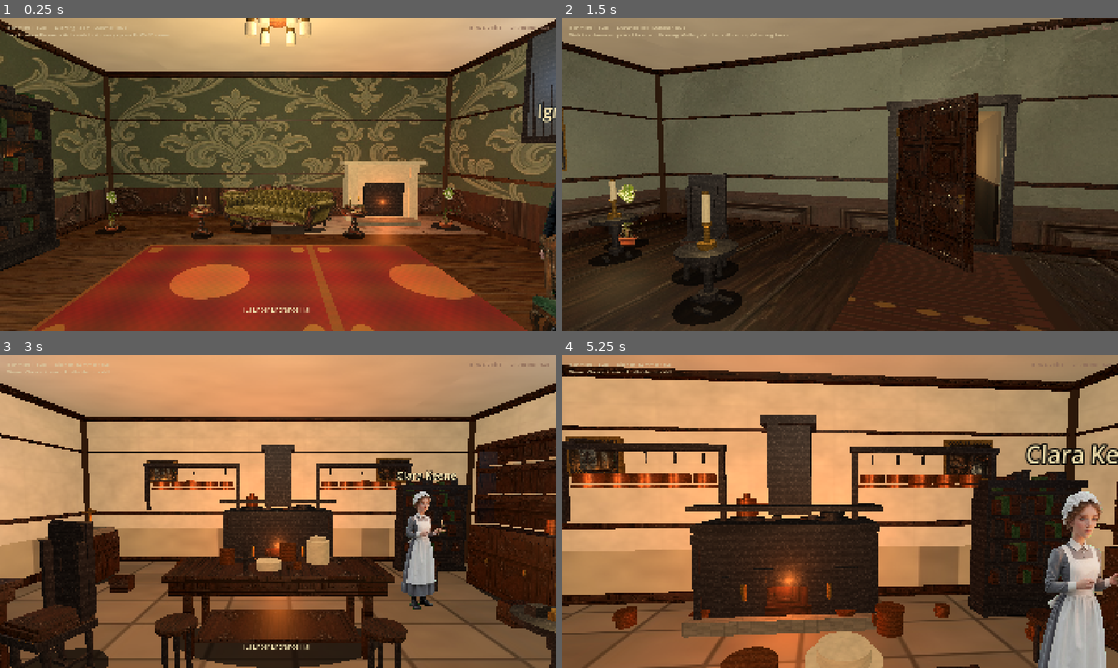
Above: before the commit, frames 1-4 (two rows, left to right).
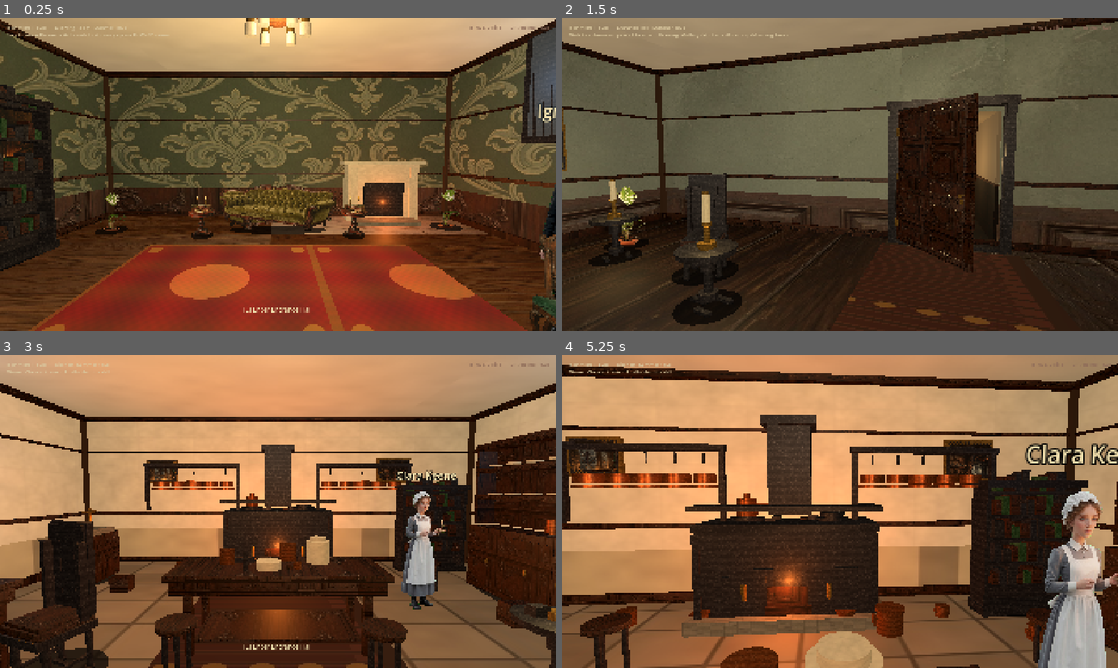
Above: after the commit, the same moments.

Repository: drakewing-eng/aetheric-engine
Game: Godot game, scene res://scenes/fps_main.tscn
The game is run twice, just before and just after one commit, with the same random seed, the same clock (stepped at 60 frames per second) and the same inputs.
Inputs (mouse positions are in pixels of both pictures, inside the frame that each line leads up to):
- Up to frame 1 (0.25 s): no input
- Up to frame 2 (1.5 s): tap Enter at 0.5 s; move the mouse to (867, 174) at 0.52 s; hold E (interact) 0.53-1.28 s; hold W (move_forward) from 0.53 s (still down); click (867, 174) at 0.67 s; move the mouse to (812, 174) at 1.27 s; tap E (interact) at 1.35 s
- Up to frame 3 (3 s): keep holding W (move_forward); tap E (interact) at 2, 2.85 s; move the mouse to (289, 505) at 2.02 s; hold E (interact) 2.03-2.78 s; move the mouse to (272, 517) at 2.77 s; click (272, 517) at 2.92 s
- Up to frame 4 (5.25 s): keep holding W (move_forward); move the mouse to (878, 514) at 3.52 s; hold E (interact) 3.53-4.28 s; move the mouse to (795, 508) at 4.27 s; tap E (interact) at 4.35 s; tap Enter at 5 s; move the mouse to (845, 511) at 5.02 s; hold E (interact) from 5.03 s (still down); click (845, 511) at 5.17 s

The runs differ from the first frame. In frame 1, 0.3% of the frame differs, in the area x 17-84%, y 54-70%; in frame 2, 0.3%; in frame 3, 2.8%, in the area x 26-74%, y 64-100%; in frame 4, 0.8%.

Commit message:
visual loop 16: short-wide palms, gallery denser, kitchen rug, morning pattern paper

Diff:
--- a/aetheric-engine-godot/scripts/fps_props.gd
+++ b/aetheric-engine-godot/scripts/fps_props.gd
@@ -756,12 +756,17 @@
 			# Mesh terracotta pot under card so feet never float if PNG pot is sparse.
 			bp["face_camera"] = true
 			bp["cross_planes"] = false
-			# No mesh_pot — dual pot + FIXED_Y fronds read as floating tops.
-			# Ground via sink only; prefer short/wide cards so pot stays on floor.
-			bp["sink"] = 0.12
+			# Short/wide cards keep pot in lower half of billboard (less floating crown)
+			var ph: float = float(bp.get("height", 1.2))
+			var pw: float = float(bp.get("width", 0.85))
+			if ph > 1.25:
+				ph = 1.25
+			if pw < ph * 0.72:
+				pw = ph * 0.78
+			bp["height"] = ph
+			bp["width"] = pw
+			bp["sink"] = 0.16
 			bp["mesh_pot"] = false
-			if float(bp.get("height", 1.4)) > 1.5:
-				bp["height"] = float(bp.get("height", 1.4)) * 0.85
 			return _make_billboard_prop(bp)
 	var root := Node3D.new()
 	root.name = "Plant"
--- a/aetheric-engine-godot/scripts/fps_rooms.gd
+++ b/aetheric-engine-godot/scripts/fps_rooms.gd
@@ -280,6 +280,12 @@
 			{"kind": "window", "pos": [7.85, 2.0, 3.0], "yaw": -90.0, "width": 1.4, "height": 2.2},
 			{"kind": "painting", "pos": [7.5, 2.2, 0.0], "yaw": -90.0, "width": 1.2, "height": 1.4,
 				"texture": "res://assets/rooms/richmond_gallery.jpg"},
+			{"kind": "painting", "pos": [-7.5, 2.1, -2.0], "yaw": 90.0, "width": 1.0, "height": 1.2,
+				"texture": "res://assets/rooms/richmond_drawing_room.jpg"},
+			{"kind": "painting", "pos": [-7.5, 2.1, 2.5], "yaw": 90.0, "width": 0.9, "height": 1.1,
+				"texture": "res://assets/rooms/richmond_workshop.jpg"},
+			{"kind": "painting", "pos": [3.5, 2.3, -5.7], "yaw": 0.0, "width": 1.1, "height": 0.9,
+				"texture": "res://assets/rooms/richmond_gallery.jpg"},
 		],
 		"props": [
 			{"kind": "aetheric_machine", "pos": [0.0, 0.0, -5.0], "yaw": 0.0, "height": 3.2},
@@ -287,17 +293,25 @@
 			{"kind": "machine", "pos": [3.2, 0.0, -5.0], "yaw": -15.0, "height": 2.5},
 			{"kind": "workbench", "pos": [-4.5, 0.0, -2.2], "yaw": 5.0, "width": 2.8},
 			{"kind": "workbench", "pos": [4.8, 0.0, -1.8], "yaw": -12.0, "width": 2.4},
+			{"kind": "workbench", "pos": [0.0, 0.0, 3.5], "yaw": 180.0, "width": 2.6},
 			{"kind": "chandelier", "pos": [0.0, 0.0, -1.0], "hang": 3.9},
 			{"kind": "chandelier", "pos": [-4.0, 0.0, 1.5], "hang": 3.85},
 			{"kind": "chandelier", "pos": [4.0, 0.0, 1.5], "hang": 3.85},
 			{"kind": "bookshelf", "pos": [7.2, 0.0, 2.5], "yaw": -90.0, "width": 2.0, "height": 2.8},
+			{"kind": "bookshelf", "pos": [-7.2, 0.0, -3.5], "yaw": 90.0, "width": 1.6, "height": 2.4},
 			{"kind": "crate", "pos": [-6.0, 0.0, 2.5], "scale": 1.1},
 			{"kind": "crate", "pos": [-5.4, 0.0, 3.0], "scale": 0.8},
+			{"kind": "crate", "pos": [6.0, 0.0, 3.2], "scale": 0.9},
 			{"kind": "stool", "pos": [-3.5, 0.0, -1.5], "yaw": 20.0},
+			{"kind": "stool", "pos": [3.8, 0.0, -1.2], "yaw": -15.0},
 			{"kind": "side_table", "pos": [-6.2, 0.0, 3.8], "yaw": 20.0},
+			{"kind": "side_table", "pos": [5.5, 0.0, 3.0], "yaw": -30.0},
 			{"kind": "chair", "pos": [-5.5, 0.0, 3.3], "yaw": -40.0},
+			{"kind": "chair", "pos": [4.5, 0.0, 2.5], "yaw": 160.0, "fabric": Color(0.3, 0.22, 0.18)},
 			{"kind": "chalk_board", "pos": [-7.5, 0.0, -3.5], "yaw": 90.0},
 			{"kind": "chalk_board", "pos": [2.5, 0.0, -5.7], "yaw": 0.0},
+			{"kind": "dresser", "pos": [6.8, 0.0, -3.5], "yaw": -90.0},
+			{"kind": "copper_pot", "pos": [-2.5, 0.0, -3.0], "scale": 0.7},
 			{
 				"kind": "rug",
 				"pos": [0.0, 0.0, -1.0],
@@ -339,14 +353,14 @@
 		"spawn": [0.0, 0.0, 2.5],
 		"spawn_yaw": 0.0,
 		"wall_style": "victorian",
-		# Soft hall paper has more texture than blank morning white (still distinct from drawing damask)
-		"wallpaper": TEX + "wallpaper_hall.jpg",
+		# Soft gallery paper for period pattern (morning white was too blank)
+		"wallpaper": TEX + "wallpaper_gallery.jpg",
 		"wainscot": TEX + "wainscot_morning.jpg",
 		"floor_texture": TEX + "floor_morning.jpg",
 		"floor_color": Color(0.38, 0.28, 0.18),
-		"light_energy": 1.25,
+		"light_energy": 1.15,
 		"light_color": Color(0.98, 0.92, 0.78),
-		"ceiling_color": Color(0.9, 0.88, 0.82),
+		"ceiling_color": Color(0.88, 0.86, 0.8),
 		"walls": {},
 		"features": [
 			{"kind": "window", "pos": [3.85, 1.85, 0.0], "yaw": -90.0, "width": 1.3, "height": 2.0},
@@ -665,6 +679,14 @@
 			{"kind": "copper_pot", "pos": [3.5, 0.0, 0.5], "scale": 1.0},
 			{"kind": "copper_pot", "pos": [3.5, 0.0, -0.2], "scale": 0.75},
 			{"kind": "crate", "pos": [-3.0, 0.0, 0.8], "scale": 0.6},
+			{
+				"kind": "rug",
+				"pos": [0.0, 0.0, 0.2],
+				"size": [2.4, 3.0],
+				"texture": "res://assets/rooms/textures/hall_runner.jpg",
+			},
+			{"kind": "bookshelf", "pos": [3.5, 0.0, -2.5], "yaw": -90.0, "width": 1.2, "height": 1.6},
+			{"kind": "stool", "pos": [1.5, 0.0, 2.2], "yaw": -30.0},
 		],
 		"doors": [
 			{
